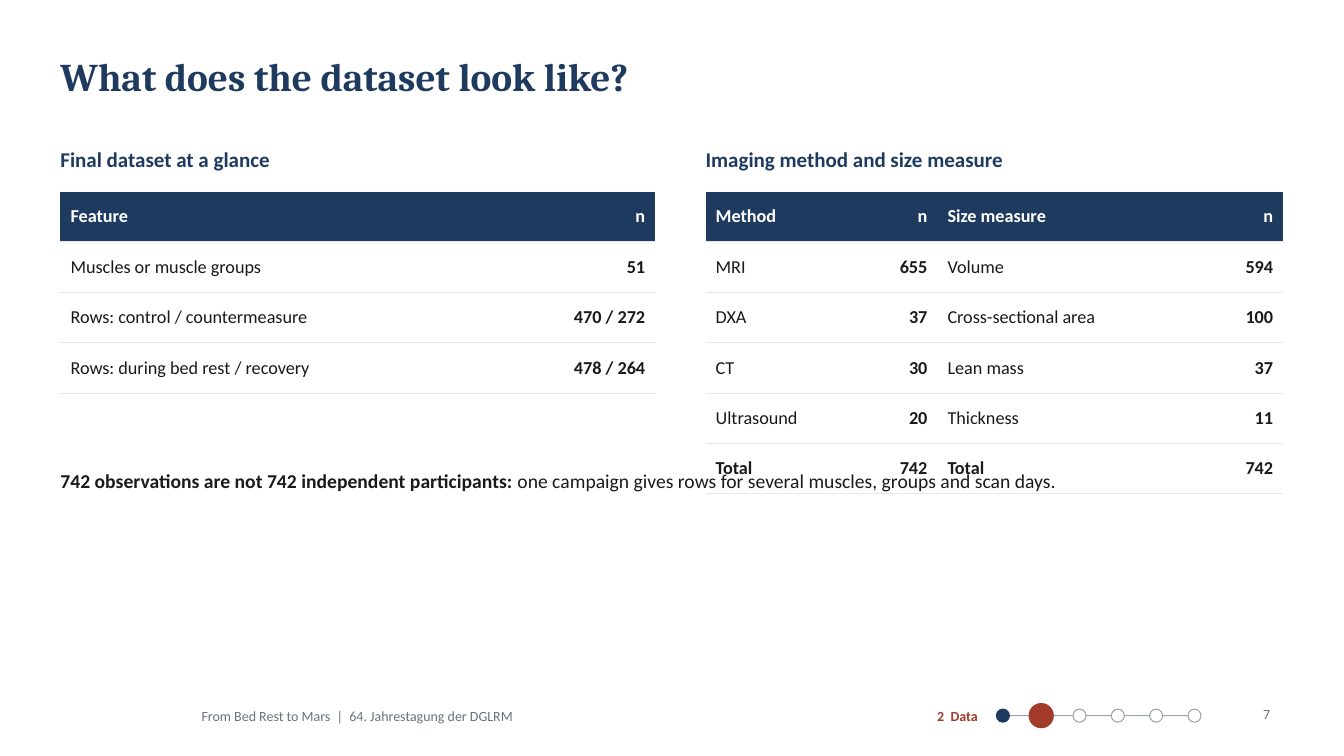
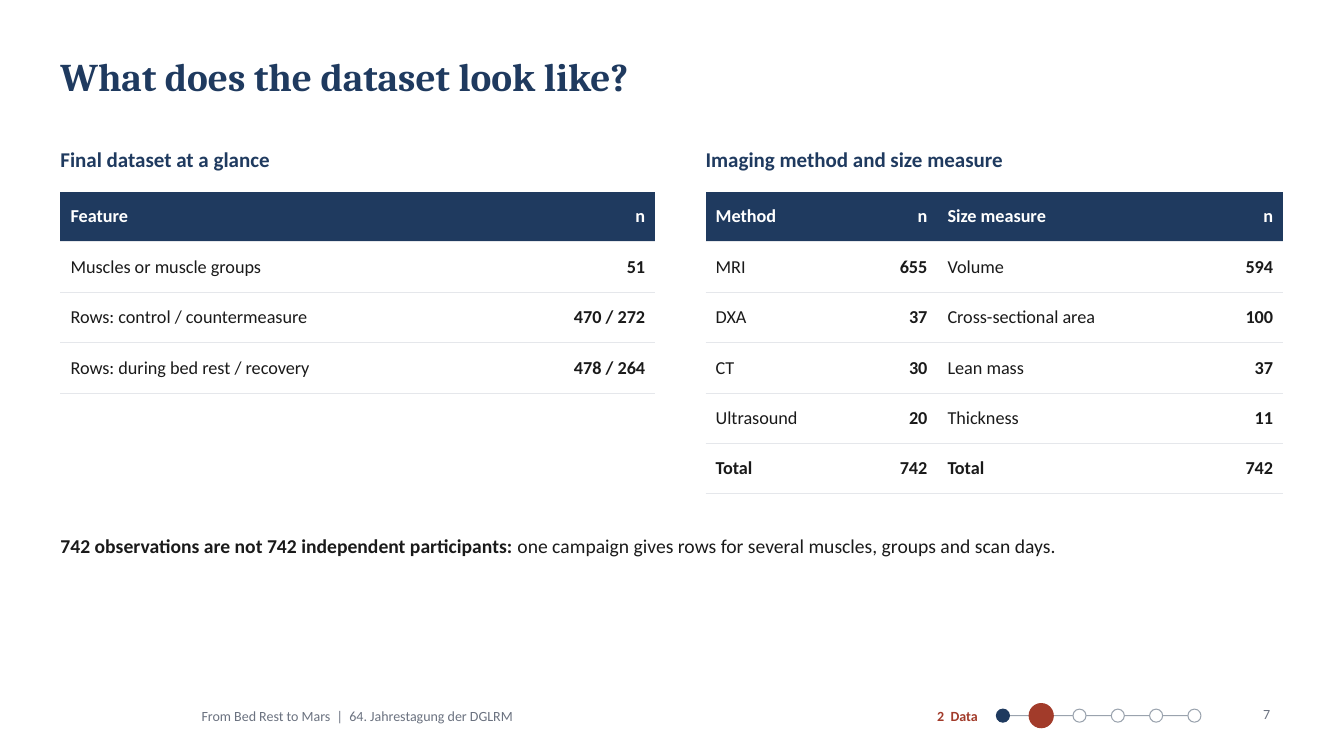
Before and after one commit to MiladBahariQaragoz/BedrestToMars, a slide deck: slide 7 of presentation/bed-rest-to-mars-talk.pptx. Drawn at 1344x756 pixels with LibreOffice and Linux fonts; fonts in the diff are those of the drawing; background and template pictures are left out. Boxes give left, top, right and bottom in pixels: in the first picture for what was removed or moved away, otherwise in the second. Text is boxed around its words. In the diff, an @@ line names an element or a change of style, - is before the commit and + after.

```diff
--- a/presentation/bed-rest-to-mars-talk.pptx
+++ b/presentation/bed-rest-to-mars-talk.pptx
@@ text "742 observations are not 742 ...": place and size @@
-text "742 observations are not 742 ..." at box(60, 472, 1056, 492)
+text "742 observations are not 742 ..." at box(60, 539, 1056, 557)
```
Also in this commit, not shown: 8 other slides changed, 2 other files.
